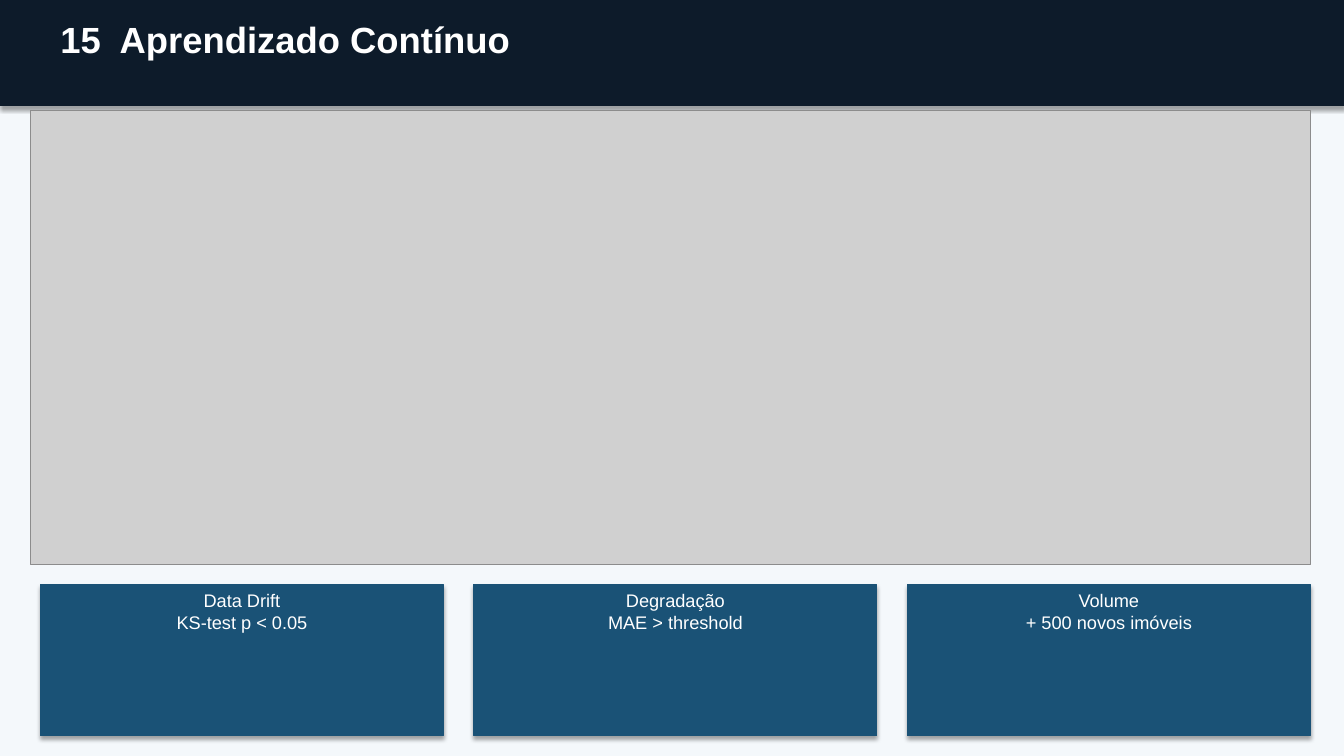
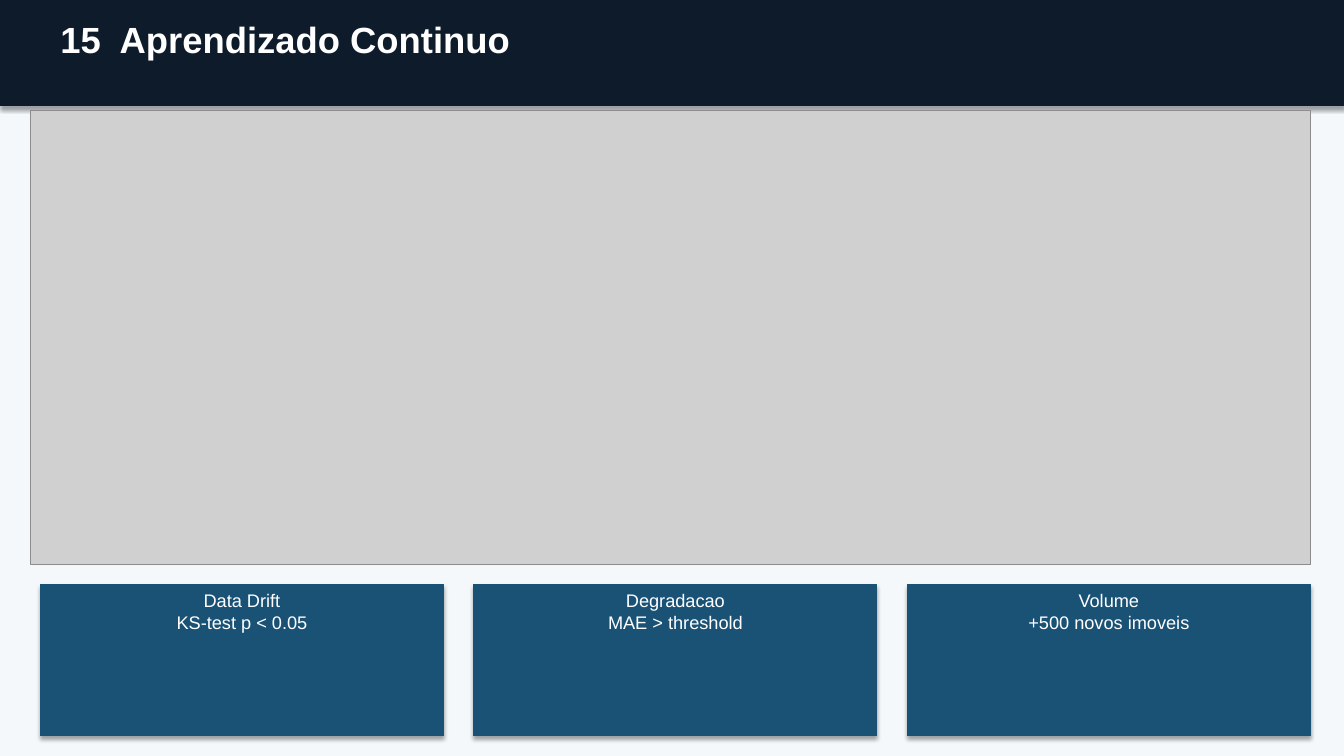
Before and after one commit to rogerestatistico/HOUSE_PRICE_PREDICTION, a slide deck: slide 15 of presentation_house_price.pptx (slide 18 before the commit). Drawn at 1344x756 pixels with LibreOffice and Linux fonts; fonts in the diff are those of the drawing; grey boxes stand for pictures. Boxes give left, top, right and bottom in pixels: in the first picture for what was removed or moved away, otherwise in the second. Text is boxed around its words. In the diff, an @@ line names an element or a change of style, - is before the commit and + after.

```diff
--- a/presentation_house_price.pptx
+++ b/presentation_house_price.pptx
@@ text at [60,26,510,61]: text changed @@
-15 Aprendizado Contínuo
+15 Aprendizado Continuo
@@ text at [608,593,743,629]: text changed @@
-Degradação
-MAE > threshold
+Degradacao
+MAE > threshold
@@ text at [1028,593,1190,629]: text changed @@
-Volume
-+ 500 novos imóveis
+Volume
++500 novos imoveis
```
Also in this commit, not shown: 11 other slides changed, 5 slides added, 8 slides removed.
